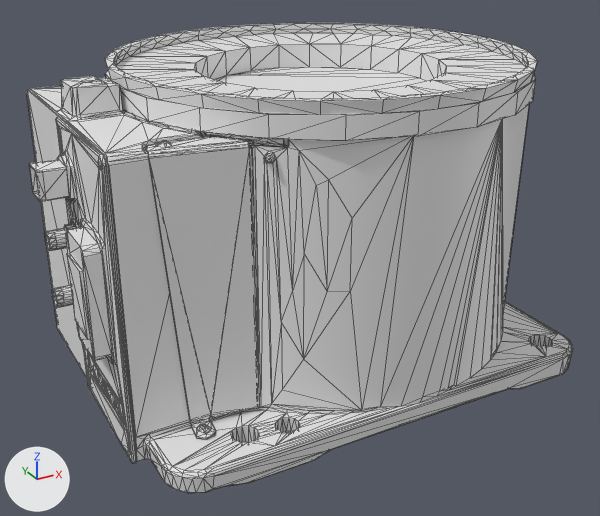
What one commit did to the OBJ model sample5/model/kr16_2010/0.obj.
Before and after are seen from a camera (50 mm lens) standing at (-379.0, -653.0, 414.0) and looking at (-33.0, -24.0, 100.0). Arrows for +X, +Y and +Z are at lower left; the lights stay in place. The first picture is the older version. Mesh edges are drawn as thin lines. Where no turn or scale is listed for an object, it has been applied to the vertices. Vertices at exactly the same position are counted once.

The first picture shows '0'.
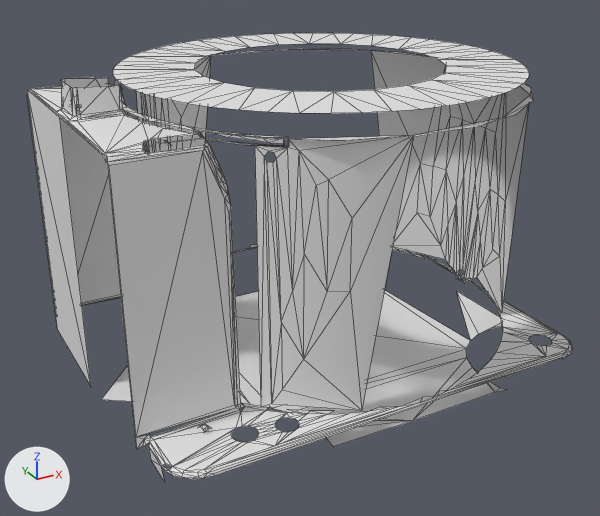
Pixel boxes (x1, y1, x2, y2) of what changed, in the pictures (600 x 516 px):
'0', reshaped
    before: (27, 23, 573, 493)
    after: (27, 33, 573, 482)
part 1 of me_0, deleted
    before: (29, 23, 572, 493)

Diff of the bpy script that builds the scene:
```diff
--- a/sample5/model/kr16_2010/0.obj.py
+++ b/sample5/model/kr16_2010/0.obj.py
@@ me_0 @@
 # used by ob_0; location = (0.0, 0.0, 0.0)
-me_0.from_pydata(...)  # 1980 vertices, 4000 faces; spans x -265.0..188.0, y -188.0..188.0, z 0.0..284.0
+me_0.from_pydata(...)  # 1821 vertices, 996 faces; spans x -265.0..188.0, y -188.0..188.0, z 0.0..284.0
+# me_0 part 1: 159 vertices removed from x -265.0..186.0, y -184.0..186.0, z 0.0..284.0
```
